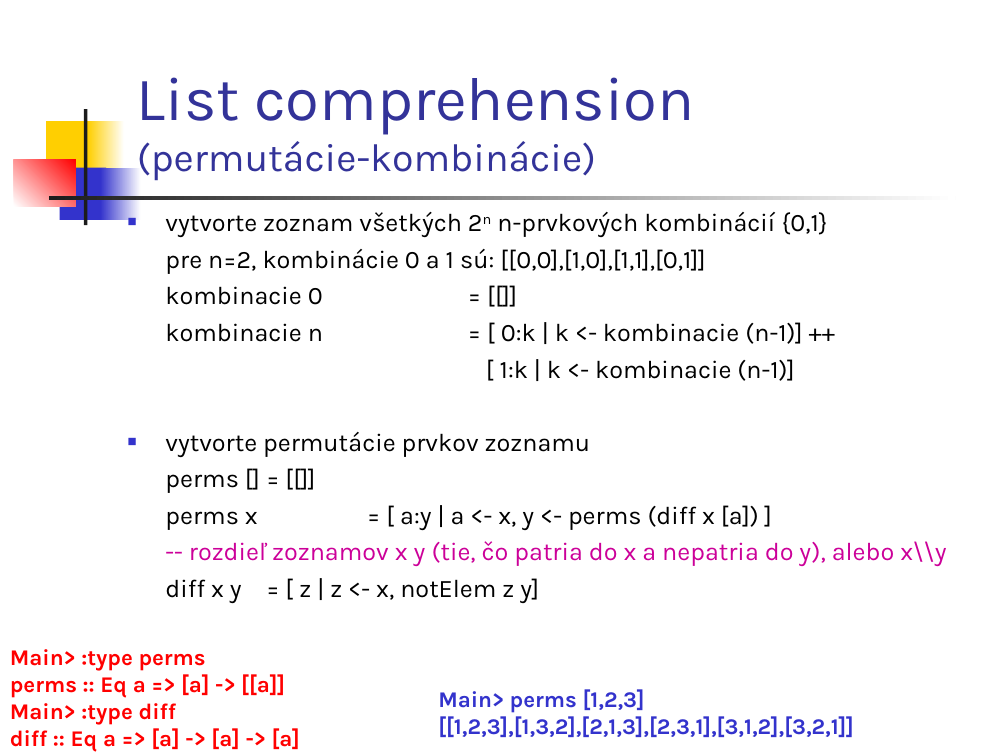
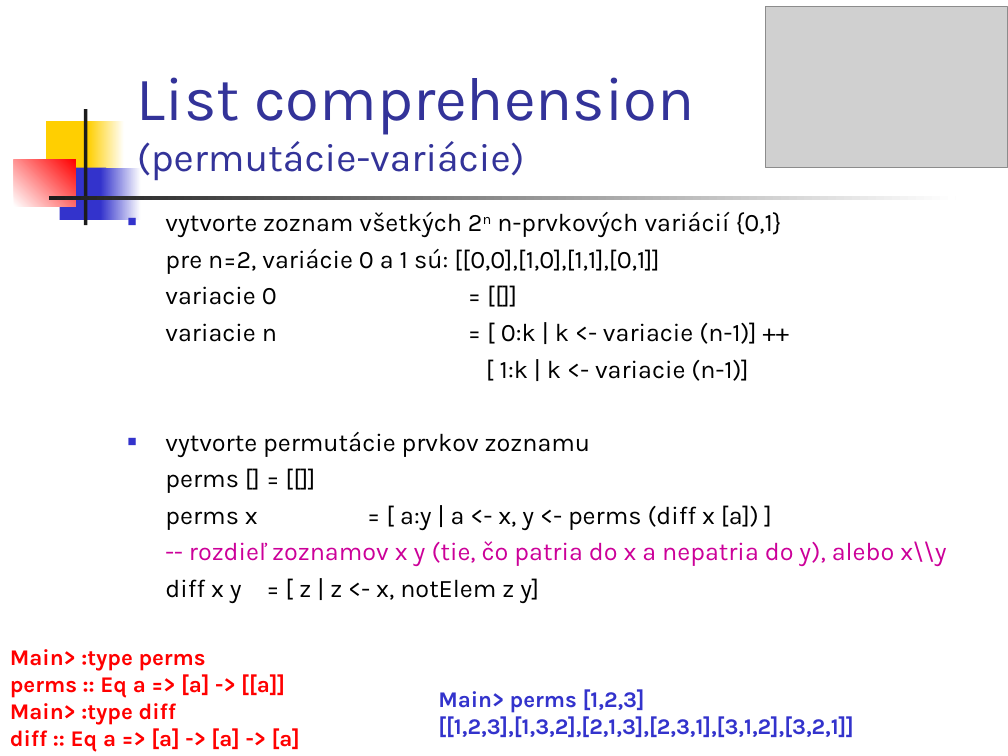
Before and after one commit to paradigmy/Prednasky, a slide deck: slide 10 of 07/funkcionalne2.ppt. Drawn at 1008x756 pixels with LibreOffice and Linux fonts; fonts in the diff are those of the drawing; grey boxes stand for pictures. Boxes give left, top, right and bottom in pixels: in the first picture for what was removed or moved away, otherwise in the second. Text is boxed around its words. In the diff, an @@ line names an element or a change of style, - is before the commit and + after.

```diff
--- a/07/funkcionalne2.ppt
+++ b/07/funkcionalne2.ppt
@@ picture added at [766, 7, 1008, 168] @@
@@ title at [137, 77, 694, 181]: text changed @@
-List comprehension
-(permutácie-kombinácie)
+List comprehension
+(permutácie-variácie)
@@ text at [165, 212, 782, 381]: text changed @@
-■ vytvorte zoznam všetkých 2n n-prvkových kombinácií {0,1}
-pre n=2, kombinácie 0 a 1 sú: [[0,0],[1,0],[1,1],[0,1]]
-kombinacie 0 = [[]]
-kombinacie n = [ 0:k | k <- kombinacie (n-1)] ++
-[ 1:k | k <- kombinacie (n-1)]
+■ vytvorte zoznam všetkých 2n n-prvkových variácií {0,1}
+pre n=2, variácie 0 a 1 sú: [[0,0],[1,0],[1,1],[0,1]]
+variacie 0 = [[]]
+variacie n = [ 0:k | k <- variacie (n-1)] ++
+[ 1:k | k <- variacie (n-1)]
```
Also in this commit, not shown: 1 other slide changed, 1 slide removed, 4 other files.
